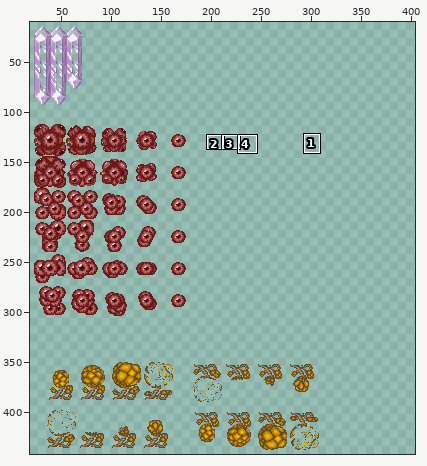
Sprite sheet -- X-Multiply/Game/Image/lvl5_enemies.png. The picture above shows the old version from afar; the outline marks the close-up.
Close-up. The starting point:
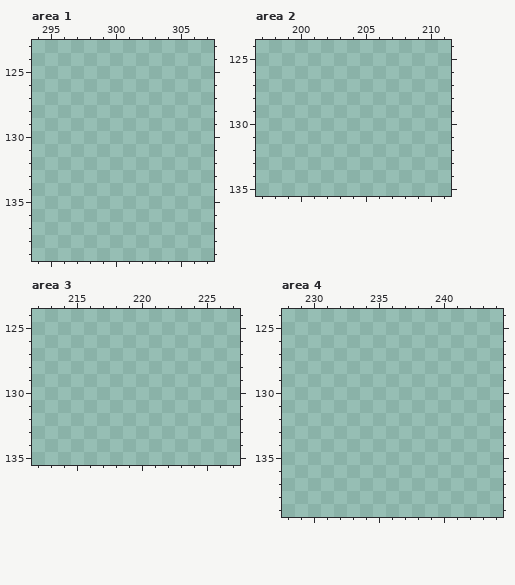
The file is 512x512 pixels. Shown: area 1: x 294..307, y 123..139; area 2: x 197..211, y 124..135; area 3: x 212..227, y 124..135; area 4: x 228..244, y 124..139. The wide view leaves out empty margins. The commit also changed other parts of the picture, which this record leaves out.
After:
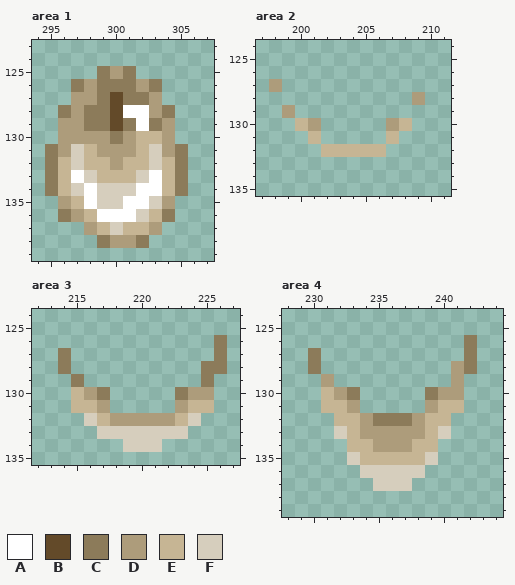
Palette (. is transparent): A #ffffff  B #634a29  C #8c7b5a  D #ad9c7b  E #c6b594  F #d6cebd
Diff:
{"where": "area 1"}
{"y":125,"x":299,"old":"...","new":"CDC"}
{"y":126,"x":297,"old":".......","new":"CDCCCDC"}
{"y":127,"x":297,"old":".......","new":"DDCBCCD"}
{"y":128,"x":296,"old":".........","new":"CDCCBAADC"}
{"y":129,"x":296,"old":".........","new":"DDCCBCACD"}
{"y":130,"x":296,"old":".........","new":"DDDDCDEED"}
{"y":131,"x":295,"old":"...........","new":"CDFEDDDEFDC"}
{"y":132,"x":295,"old":"...........","new":"CEFEEDEEFEC"}
{"y":133,"x":295,"old":"...........","new":"CEAFEEEFAEC"}
{"y":134,"x":295,"old":"...........","new":"CEFAFFFAAEC"}
{"y":135,"x":296,"old":".........","new":"DEAFFAAFD"}
{"y":136,"x":296,"old":".........","new":"CDEAAAFEC"}
{"y":137,"x":298,"old":"......","new":"DEFEED"}
{"y":138,"x":299,"old":"....","new":"CDDC"}
{"where": "area 2"}
{"y":127,"x":198,"old":".","new":"D"}
{"y":128,"x":209,"old":".","new":"D"}
{"y":129,"x":199,"old":".","new":"D"}
{"y":130,"x":200,"old":"..","new":"ED"}
{"y":130,"x":207,"old":"..","new":"DE"}
{"y":131,"x":201,"old":".","new":"E"}
{"y":131,"x":207,"old":".","new":"E"}
{"y":132,"x":202,"old":".....","new":"EEEEE"}
{"where": "area 3"}
{"y":126,"x":226,"old":".","new":"C"}
{"y":127,"x":214,"old":".","new":"C"}
{"y":127,"x":226,"old":".","new":"C"}
{"y":128,"x":214,"old":".","new":"C"}
{"y":128,"x":225,"old":"..","new":"CC"}
{"y":129,"x":215,"old":".","new":"C"}
{"y":129,"x":225,"old":".","new":"C"}
{"y":130,"x":215,"old":"...","new":"EDC"}
{"y":130,"x":223,"old":"...","new":"CDD"}
{"y":131,"x":215,"old":"...","new":"EED"}
{"y":131,"x":223,"old":"...","new":"DEE"}
{"y":132,"x":216,"old":".........","new":"FEDDDDDEF"}
{"y":133,"x":217,"old":".......","new":"FFFFFFF"}
{"y":134,"x":219,"old":"...","new":"FFF"}
{"where": "area 4"}
{"y":126,"x":242,"old":".","new":"C"}
{"y":127,"x":230,"old":".","new":"C"}
{"y":127,"x":242,"old":".","new":"C"}
{"y":128,"x":230,"old":".","new":"C"}
{"y":128,"x":241,"old":"..","new":"DC"}
{"y":129,"x":231,"old":".","new":"D"}
{"y":129,"x":241,"old":".","new":"D"}
{"y":130,"x":231,"old":"...","new":"EDC"}
{"y":130,"x":239,"old":"...","new":"CDD"}
{"y":131,"x":231,"old":"...","new":"EED"}
{"y":131,"x":239,"old":"...","new":"DEE"}
{"y":132,"x":232,"old":".........","new":"EEDCCCDEE"}
{"y":133,"x":232,"old":".........","new":"FEDDDDDEF"}
{"y":134,"x":233,"old":".......","new":"EEDDDEE"}
{"y":135,"x":233,"old":".......","new":"FEEEEEF"}
{"y":136,"x":234,"old":".....","new":"FFFFF"}
{"y":137,"x":235,"old":"...","new":"FFF"}
